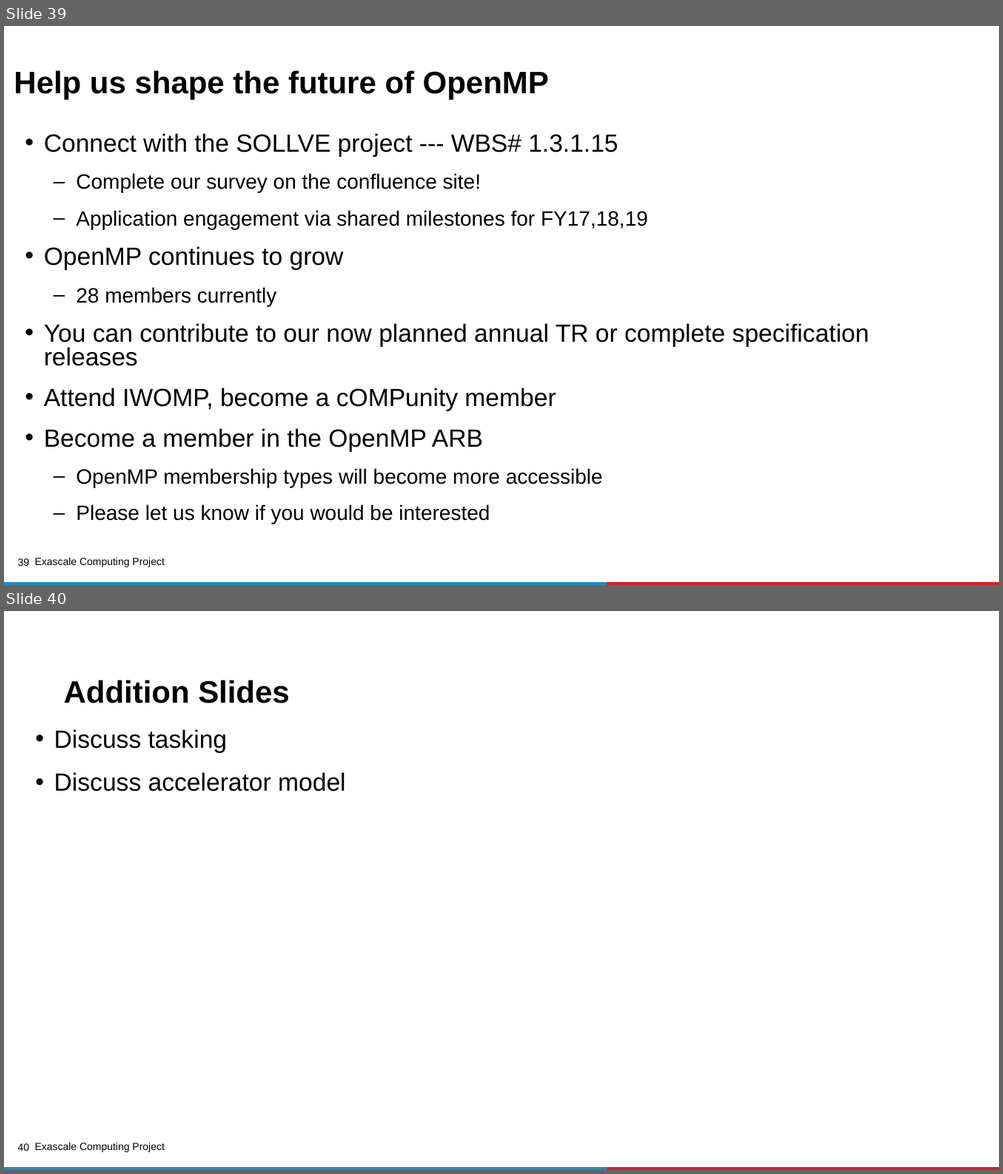
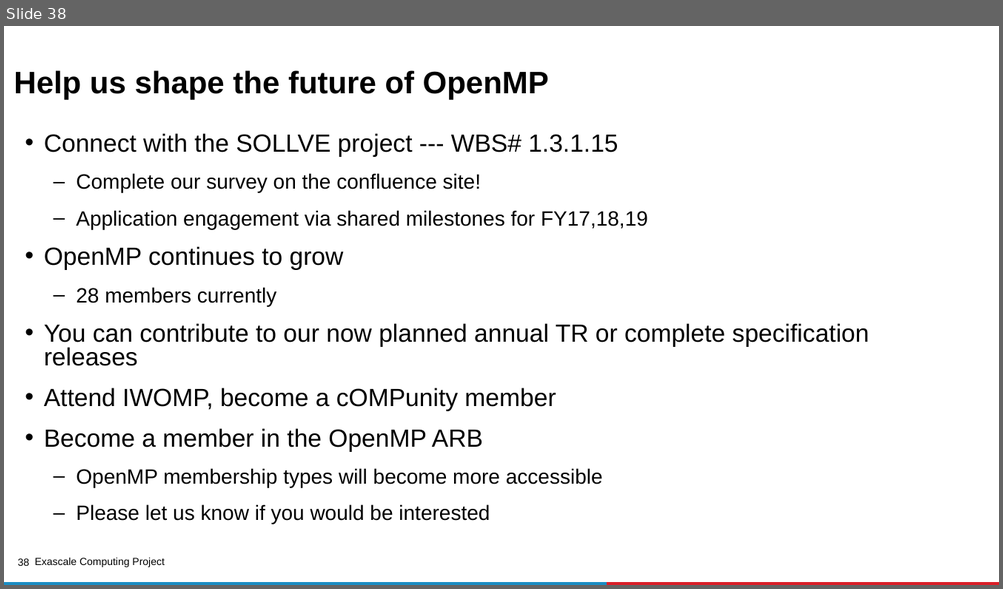
Before and after one commit to kongm/ecp-openmp-material, a slide deck: MPI-OpenMP-tutorial.pptx. Shown one above the other, each under a label of ours: slides 39 and 40 before the commit, slide 38 after it. The pictures are 1003x1174 and 1003x589 pixels, drawn with LibreOffice and Linux fonts; fonts in the diff are those of the drawing; background and template pictures are left out. Boxes give left, top, right and bottom in pixels: in the first picture for what was removed or moved away, otherwise in the second. Text is boxed around its words. In the diff, an @@ line names an element or a change of style, - is before the commit and + after.

```diff
--- a/MPI-OpenMP-tutorial.pptx
+++ b/MPI-OpenMP-tutorial.pptx
@@ slide 40 removed at bbox=[4, 611, 999, 1170], background #FFFFFF; not listed: 4 template elements that a slide beside it also shows @@
@@ title removed at bbox=[64, 680, 290, 703] @@
-Addition Slides
@@ text removed at bbox=[54, 729, 346, 792] @@
-• Discuss tasking
-• Discuss accelerator model
@@ what was slide 39 is now slide 38 @@
@@ page number at bbox=[18, 559, 30, 566]: text changed @@
-39
+38
```
Also in this commit, not shown: 4 slides changed, 1 slide added, 14 other slides removed.
